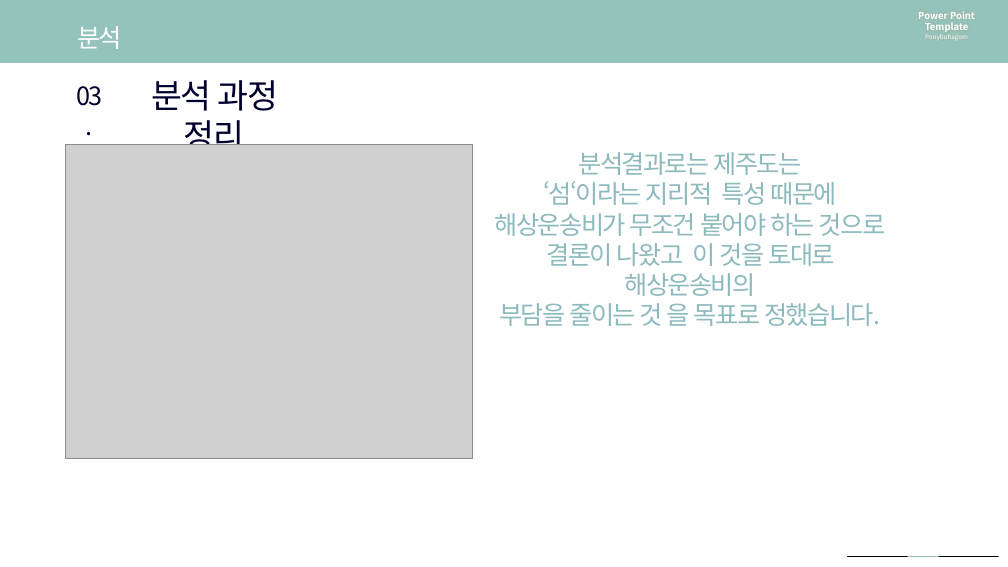
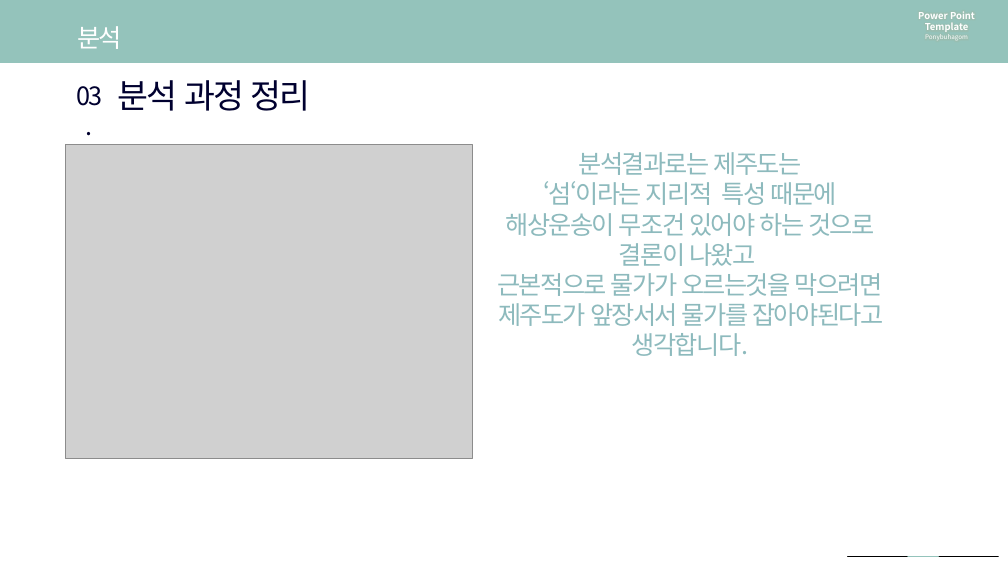
Before and after one commit to so-jeong0127/6-project, a slide deck: slide 21 of 6조 최종 PPT.pptx (slide 19 before the commit). Drawn at 1008x567 pixels with LibreOffice and Linux fonts; fonts in the diff are those of the drawing; grey boxes stand for pictures. Boxes give left, top, right and bottom in pixels: in the first picture for what was removed or moved away, otherwise in the second. Text is boxed around its words. In the diff, an @@ line names an element or a change of style, - is before the commit and + after.

```diff
--- a/6조 최종 PPT.pptx
+++ b/6조 최종 PPT.pptx
@@ text "분석 과정 정리" rewrapped from bbox=[151, 80, 278, 145] to bbox=[117, 80, 311, 111] @@
@@ text at bbox=[497, 213, 883, 356]: text changed @@
-해상운송비가 무조건 붙어야 하는 것으로
-결론이 나왔고 이 것을 토대로 해상운송비의
-부담을 줄이는 것 을 목표로 정했습니다.
+해상운송이 무조건 있어야 하는 것으로
+결론이 나왔고
+근본적으로 물가가 오르는것을 막으려면
+제주도가 앞장서서 물가를 잡아야된다고 생각합니다.
```
Also in this commit, not shown: 9 other slides changed, 4 slides added, 3 slides removed, 13 other files.
